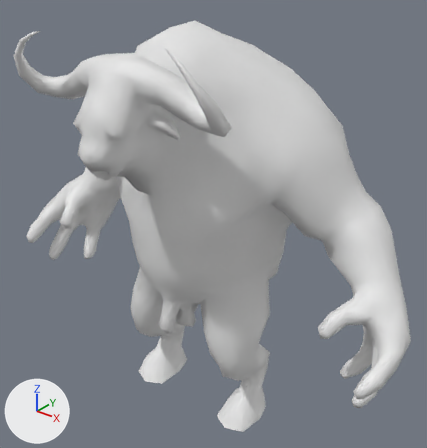
Before and after pictures for a commit that changed the FBX model swordsAndDragons/Assets/Meshes/Minotaur.FBX.
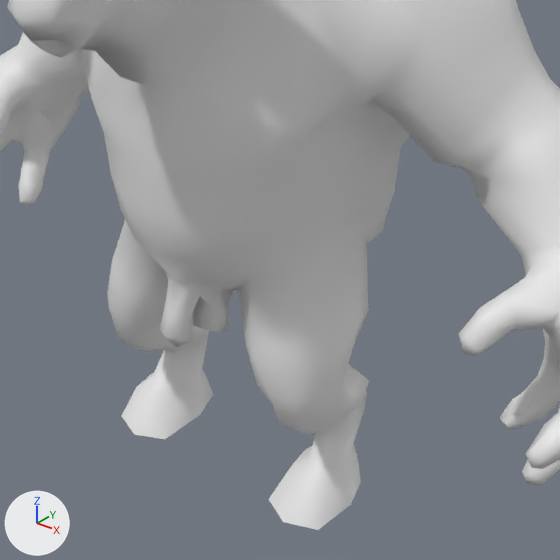
There are two pictures of each version: one whole from a 50 mm lens placed at (2.12, -2.43, 2.886), pointed at (0.11, 0.083, 1.328), one close up on the part from 17% to 87% of the width and 33% to 100% of the height. The lights are fixed; the arrows at lower left show +X, +Y and +Z. Where no turn or scale is listed for an object, it has been applied to the vertices.

The first close-up shows 'NewLow'.
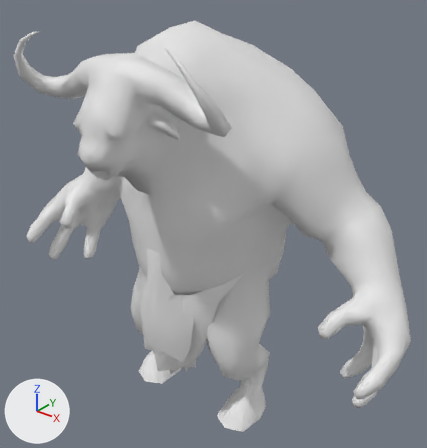
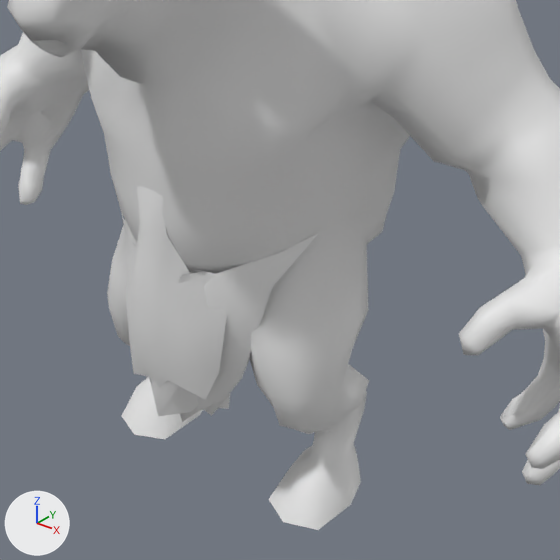
Changed parts and their boxes (x1, y1, x2, y2) in the close-ups (560 x 560 px):
'pelo', added
    after: (121, 186, 319, 422)

Edits to the bpy script that builds the scene:
```text
Add me_mesh_1:
    me_mesh_1.from_pydata(...)  # 207 vertices, 248 faces; spans x -0.337..0.411, y -0.393..0.109, z 0.343..1.29
Add ob_pelo:
    ob_pelo = bpy.data.objects.new('pelo', me_mesh_1)
    ob_pelo.location = (0.0, 0.0, 0.0)
```
